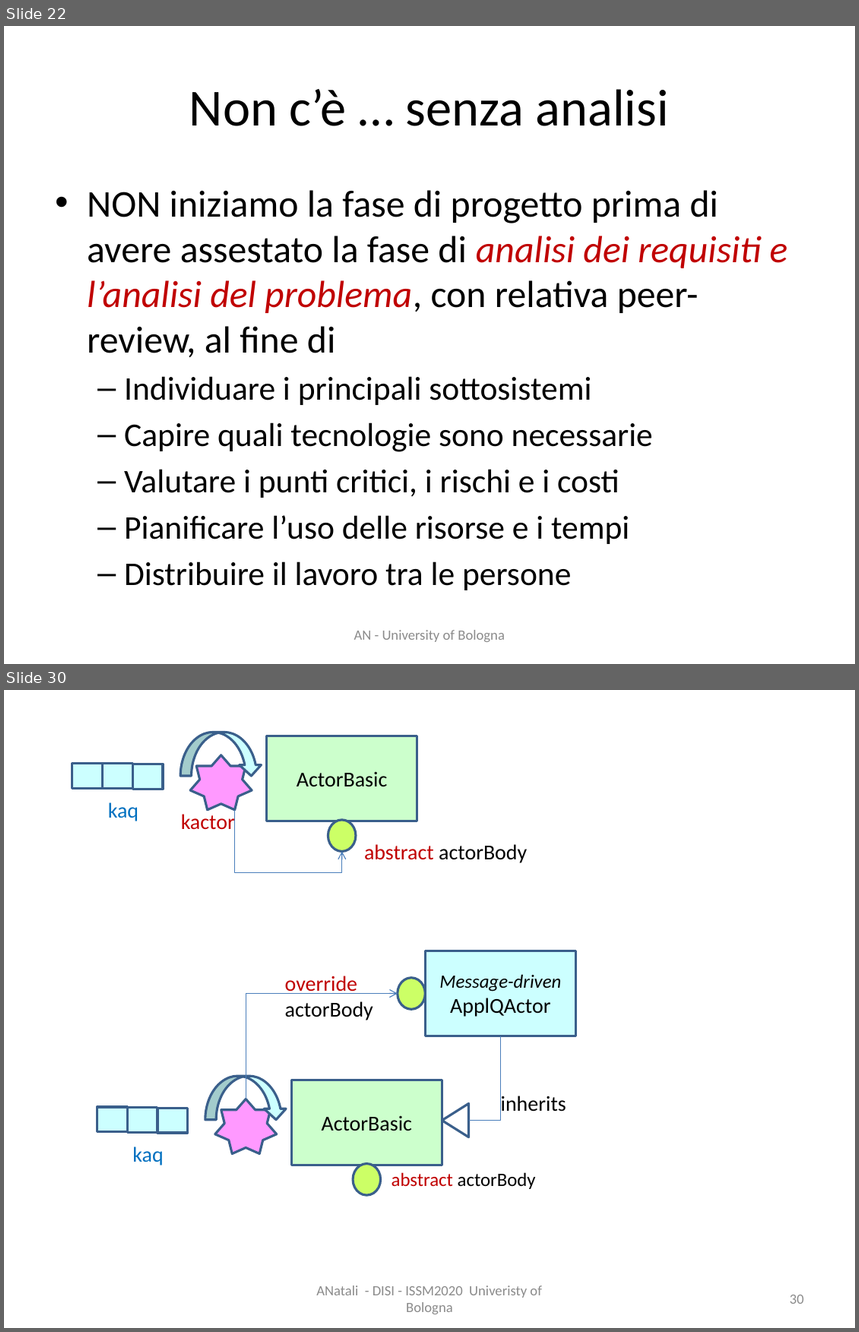
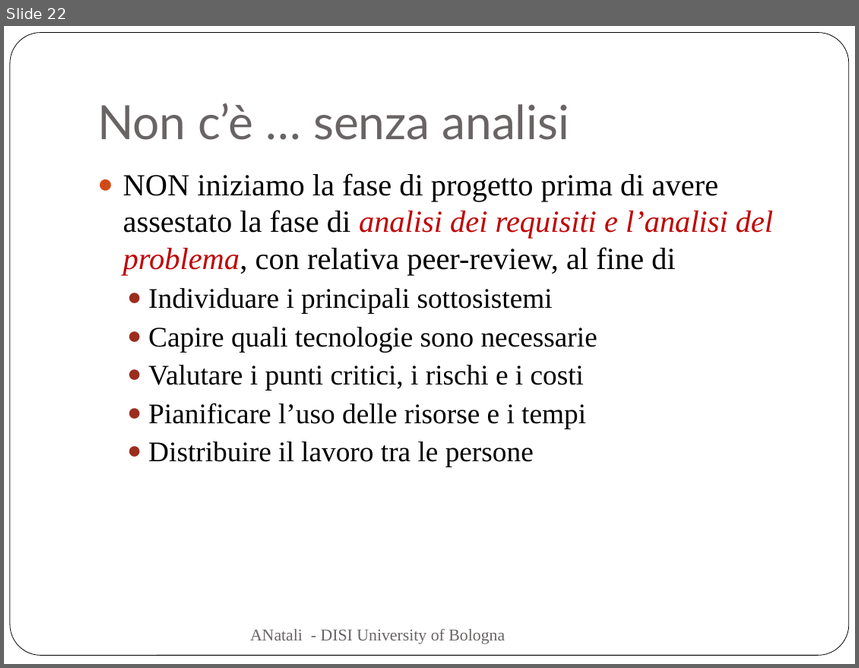
Before and after one commit to anatali/iss2020LabBo, a slide deck: it.unibo.issLabStart/userDocs/ISSM2020.pptx. Shown one above the other, each under a label of ours: slides 22 and 30 before the commit, slide 22 after it; the slides between them are not shown. The pictures are 859x1332 and 859x668 pixels, drawn with LibreOffice and Linux fonts; fonts in the diff are those of the drawing. Boxes give left, top, right and bottom in pixels: in the first picture for what was removed or moved away, otherwise in the second. Text is boxed around its words. In the diff, an @@ line names an element or a change of style, - is before the commit and + after.

Commit message:
robotboundary problem

```diff
--- a/it.unibo.issLabStart/userDocs/ISSM2020.pptx
+++ b/it.unibo.issLabStart/userDocs/ISSM2020.pptx
@@ slide 30 removed at (4,690,855,1328), background #FFFFFF @@
@@ curved down arrow removed at (180,732,262,775) @@
@@ star removed at (190,755,252,810) @@
@@ rectangle removed at (267,736,417,821) @@
-ActorBasic
@@ rectangle removed at (72,763,102,788) @@
@@ rectangle removed at (103,763,132,788) @@
@@ rectangle removed at (132,764,162,789) @@
@@ text removed at (108,802,139,821) @@
-kaq
@@ text removed at (181,812,235,834) @@
-kactor
@@ elbow arrow removed from (235, 810) to (342, 852) @@
@@ ellipse removed at (329,820,357,852) @@
@@ text removed at (364,844,527,863) @@
-abstract actorBody
@@ rectangle removed at (425,951,576,1037) @@
-Message-driven
-ApplQActor
@@ text removed at (285,976,373,1021) @@
-override
-actorBody
@@ ellipse removed at (397,978,425,1009) @@
@@ elbow arrow removed from (246, 1100) to (397, 994) @@
@@ elbow line removed from (500, 1037) to (469, 1121) @@
@@ curved down arrow removed at (205,1076,287,1120) @@
@@ star removed at (215,1100,276,1154) @@
@@ rectangle removed at (292,1080,443,1165) @@
-ActorBasic
@@ text removed at (501,1096,566,1112) @@
-inherits
@@ rectangle removed at (97,1107,126,1132) @@
@@ rectangle removed at (127,1107,158,1132) @@
@@ rectangle removed at (158,1108,187,1132) @@
@@ triangle removed at (443,1103,469,1137) @@
@@ text removed at (132,1147,163,1166) @@
-kaq
@@ ellipse removed at (353,1164,381,1195) @@
@@ text removed at (392,1173,536,1189) @@
-abstract actorBody
@@ text removed at (316,1286,542,1315) @@
-ANatali - DISI - ISSM2020 Univeristy of Bologna
@@ page number removed at (790,1295,804,1304) @@
-30
@@ slide 22 changed as well @@
@@ rounded rectangle added at (10,33,849,656), fill #FFFFFF, outline #000000 0.5 pt @@
@@ title "Non c’è … senza analisi": place and size @@
-title "Non c’è … senza analisi" at (189,89,669,126)
+title "Non c’è … senza analisi" at (97,103,569,140)
@@ title "Non c’è … senza analisi" at (97,103,569,140): size 44 to 40 pt, font Calibri to Lato, text colour #000000 to #696464; alignment centre to left; vertical alignment middle to bottom @@
@@ text "NON iniziamo la fase di ...": place and size @@
-text "NON iniziamo la fase di ..." at (87,190,788,591)
+text "NON iniziamo la fase di ..." at (123,173,773,468)
@@ text "NON iniziamo la fase di ..." at (123,173,773,468): size 32 to 26 pt in "NON iniziamo la fase di progetto prima ..."; font Calibri to Times New Roman; size 28 to 24 pt in "Individuare i principali sottosistemi", "Capire quali tecnologie sono necessarie", "Valutare i punti critici, i rischi e ...", "Pianificare l’uso delle risorse e i tempi" and 1 more places; bullet • to ●; bullet – to ●; less space between paragraphs @@
@@ text at (250,629,505,645): text changed; size 12 to 14 pt; font Calibri to Times New Roman; text colour #8C8C8C to #696464 @@
-AN - University of Bologna
+ANatali - DISI University of Bologna
```
Also in this commit, not shown: 23 other slides changed, 46 other slides removed, 25 other files.
